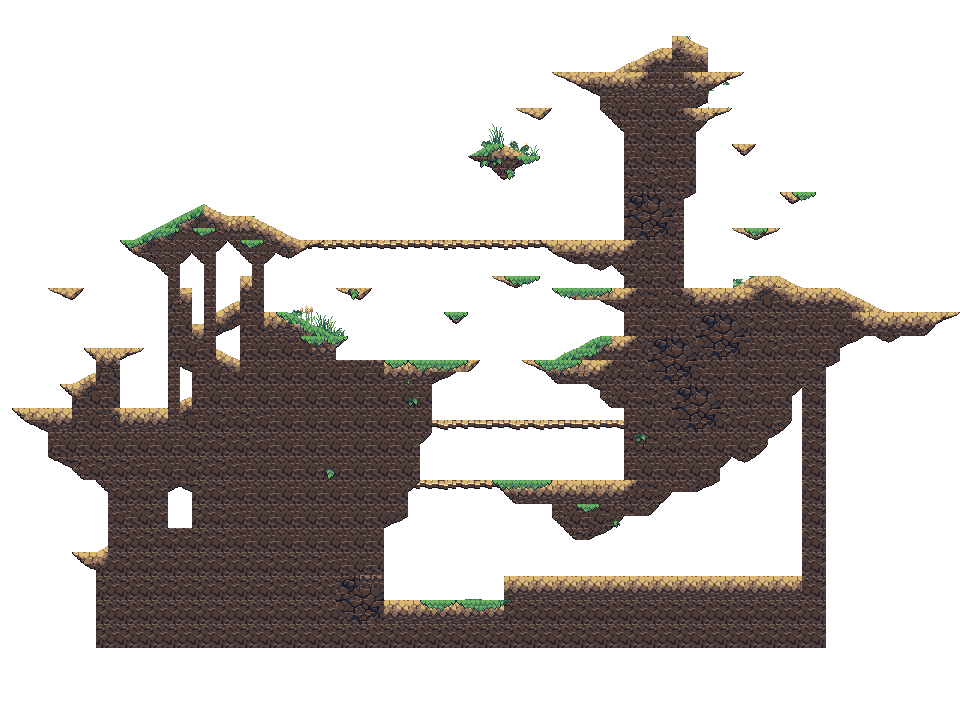
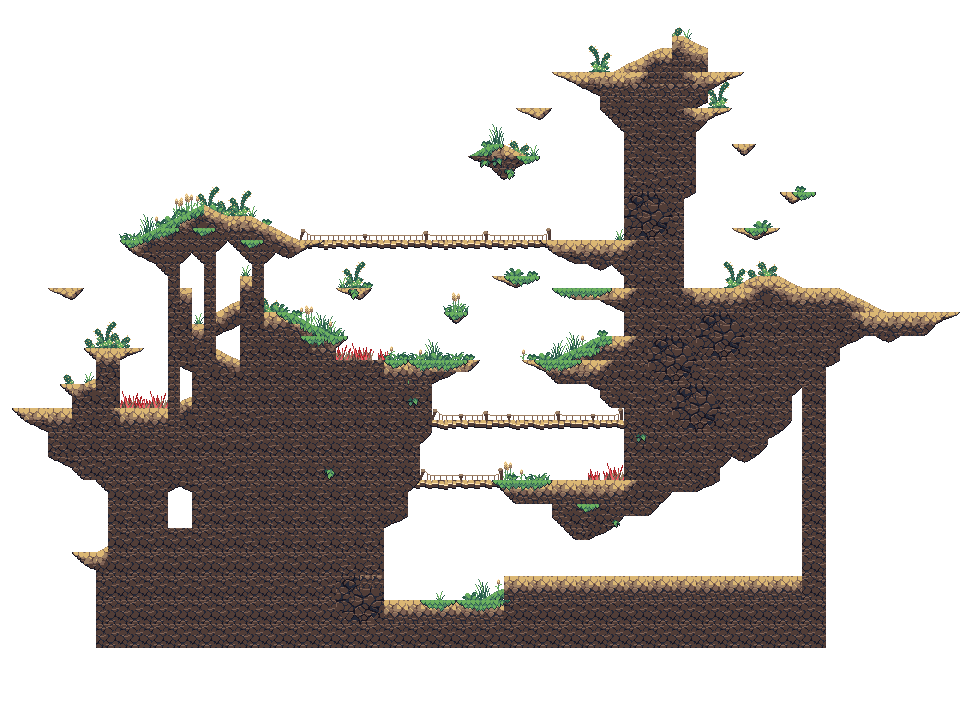
Revision of a layered 960 × 720 image; what changed, layer by layer:
painted on "Layer" over [73, 373, 96, 390]
showed "scenery1.png", painted on it over [63, 27, 806, 600]
